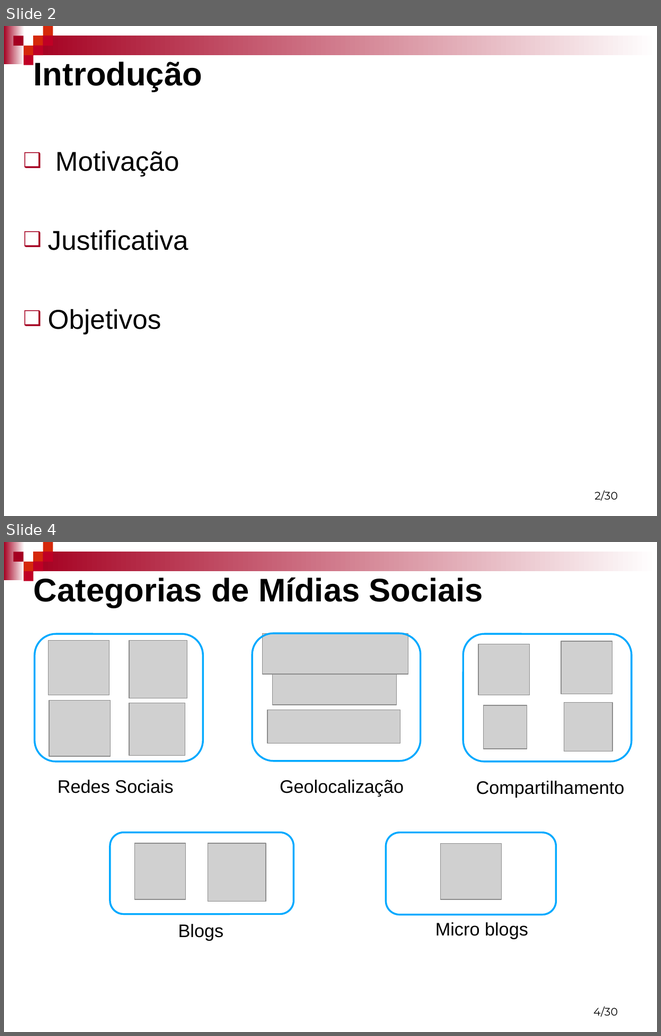
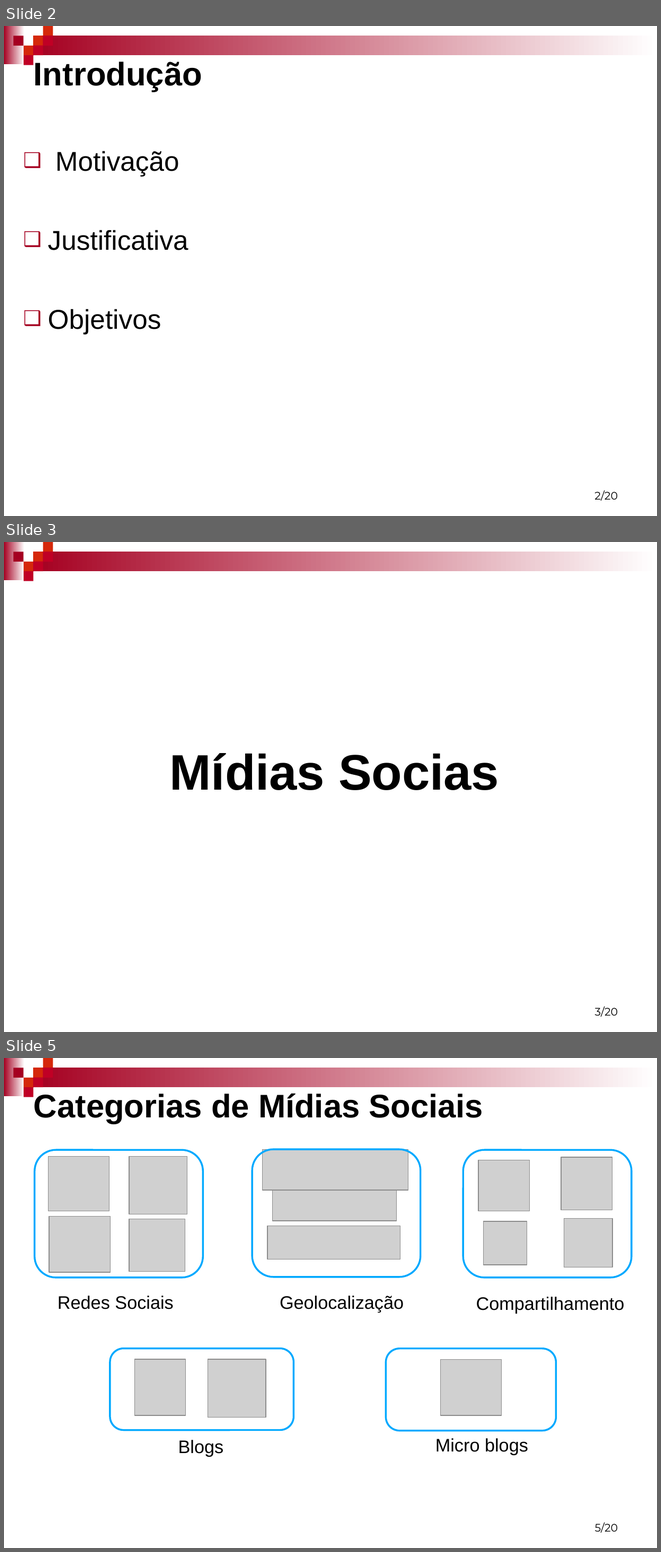
Before and after one commit to mfernado/my-project-socialmonitor, a slide deck: Artigo/Monitoramento de mídias Sociais - Marcos e Robson.ppt. Shown one above the other, each under a label of ours: slides 2 and 4 before the commit, slides 2, 3 and 5 after it; the slides between them are not shown. The pictures are 661x1036 and 661x1552 pixels, drawn with LibreOffice and Linux fonts; fonts in the diff are those of the drawing; grey boxes stand for pictures; background and template pictures are left out. Boxes give left, top, right and bottom in pixels: in the first picture for what was removed or moved away, otherwise in the second. Text is boxed around its words. In the diff, an @@ line names an element or a change of style, - is before the commit and + after.

```diff
--- a/Artigo/Monitoramento de mídias Sociais - Marcos e Robson.ppt
+++ b/Artigo/Monitoramento de mídias Sociais - Marcos e Robson.ppt
@@ slide 3 added at [4,542,657,1032], background #FFFFFF; not listed: 9 template elements that a slide beside it also shows @@
@@ title added at [170,753,499,790], 55 pt, text #000000, bold @@
+Mídias Socias
@@ page number added at [595,1006,618,1016], 12 pt, text #000000 @@
+3/20
@@ page number at [594,490,618,500]: text changed @@
-2/30
+2/20
@@ what was slide 4 is now slide 5 @@
@@ page number at [595,1522,618,1532]: text changed @@
-4/30
+5/20
```
Also in this commit, not shown: 3 slides changed.
